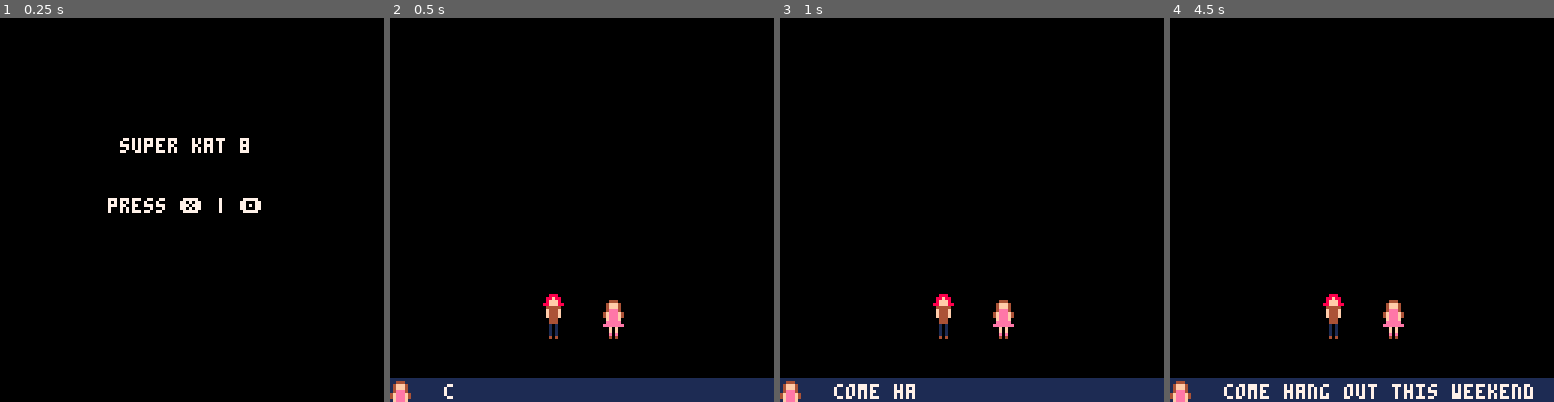
Above: before the commit, frames 1-4 (left to right).
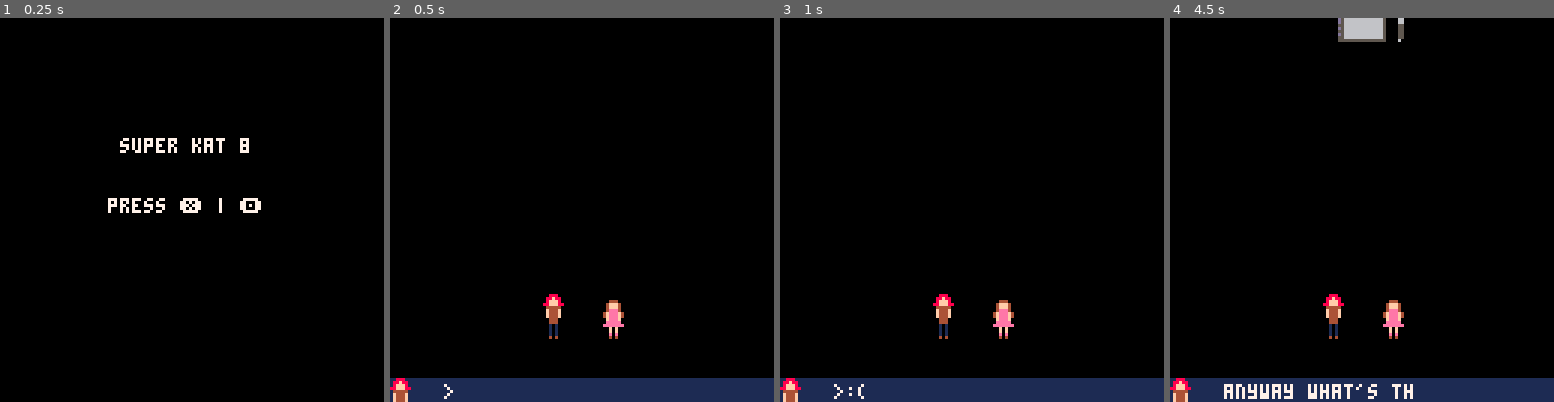
Above: after the commit, the same moments.

Repository: nsatragno/pico8-carts
Game: PICO-8 cartridge super_kat_8/super_kat_8.p8
Two runs of this game, one before a commit and one after it. Both use one fixed random seed, a clock stepped at 60 frames per second and the inputs below.
Inputs:
- Up to frame 1 (0.25 s): no input
- Up to frame 2 (0.5 s): tap X (X key) at 0.33 s
- Up to frame 3 (1 s): tap O (Z key) at 0.7 s
- Up to frame 4 (4.5 s): tap X (X key) at 1.07, 1.85, 2.97, 4.08 s; hold Right 1.6-2.1 s; tap O (Z key) every 0.4 s from 1.7 to 4.1 s; hold Up 2.15-2.42 s; hold Right 2.47-3.03 s; hold Left 3.08-3.58 s; hold Down 3.63-3.97 s; hold Right from 4.02 s (still down)

Frame 1 is identical in both runs. In frame 2, 0.3% of the frame differs, in the area x 0-17%, y 93-100%; in frame 3, 0.6%; in frame 4, 2.2%, in the area x 0-95%, y 0-100%.

Commit message:
"Finish" intro.

Diff:
--- a/super_kat_8/super_kat_8.p8
+++ b/super_kat_8/super_kat_8.p8
@@ -15,6 +15,8 @@
   y = 100,
   state = "show",
   sprite = 32,
+  dx = 0,
+  dy = 0,
  }
  calculate_player_rect()
  stars = {}
@@ -172,62 +174,62 @@
    start_time = time()
    state = "intro"
    dialog = create_dialog({
-    {
-     text = "come hang out this weekend",
-     sprite = 32,
-    },
-    {
-     text = "i'm busy with art, sorry",
-     sprite = 0,
-    },
-    {
-     text = "just ignore it",
-     sprite = 32,
-    },
-    {
-     text = "what could go wrong?",
-     sprite = 32,
-    },
-    {
-     text = "don't be irresponsible",
-     sprite = 0,
-    },
-    {
-     text = "there's a lot at stake",
-     sprite = 0,
-    },
-    {
-     text = "?",
-     sprite = 32,
-    },
-    {
-     text = "bad things will happen",
-     sprite = 0,
-    },
-    {
-     text = "like what?",
-     sprite = 32,
-    },
-    {
-     text = "well anything",
-     sprite = 0,
-    },
-    {
-     text = "we are in a game after all",
-     sprite = 0,
-    },
-    {
-     text = "and i can't skip this intro",
-     sprite = 0,
-    },
-    {
-     text = "i made it unskippable",
-     sprite = 32,
-    },
-    {
-     text = "because i know you <3",
-     sprite = 32,
-    },
+--  {
+--   text = "come hang out this weekend",
+--   sprite = 32,
+--  },
+--  {
+--   text = "i'm busy with art, sorry",
+--   sprite = 0,
+--  },
+--  {
+--   text = "just ignore it",
+--   sprite = 32,
+--  },
+--  {
+--   text = "what could go wrong?",
+--   sprite = 32,
+--  },
+--  {
+--   text = "don't be irresponsible",
+--   sprite = 0,
+--  },
+--  {
+--   text = "there's a lot at stake",
+--   sprite = 0,
+--  },
+--  {
+--   text = "?",
+--   sprite = 32,
+--  },
+--  {
+--   text = "bad things will happen",
+--   sprite = 0,
+--  },
+--  {
+--   text = "like what?",
+--   sprite = 32,
+--  },
+--  {
+--   text = "well anything",
+--   sprite = 0,
+--  },
+--  {
+--   text = "we are in a game after all",
+--   sprite = 0,
+--  },
+--  {
+--   text = "and i can't skip this intro",
+--   sprite = 0,
+--  },
+--  {
+--   text = "i made it unskippable",
+--   sprite = 32,
+--  },
+--  {
+--   text = "because i know you <3",
+--   sprite = 32,
+--  },
     {
      text = ">:(",
      sprite = 0,
@@ -235,18 +237,20 @@
     {
      text = "anyway what's that?",
      sprite = 0,
+     action = "spawn_tablet",
     },
     {
      text = "your drawing tablet",
      sprite = 32,
     },
     {
-     text = "sorry i can't draw",
+     text = "sorry i can't draw for shit",
      sprite = 32,
     },
     {
      text = "help!!!",
      sprite = 32,
+     action = "capture_nina",
     },
     {
      text = "i'm coming!",
@@ -269,6 +273,47 @@
   dialog:update()
   if #dialog.messages == 0 then
    state = "game"
+   return
+  end
+
+  nina.x += nina.dx
+  nina.y += nina.dy
+
+  if tablet then
+    tablet.x += tablet.dx
+    tablet.y += tablet.dy
+    tablet.pencil.x += tablet.pencil.dx
+    tablet.pencil.y += tablet.pencil.dy
+    if abs(tablet.pencil.x - nina.x) <= 2 and abs(tablet.pencil.y + 15 - nina.y) <= 2 then
+      tablet.pencil.dy = -0.5
+      tablet.pencil.dx = 0
+      tablet.dy = -0.5
+      tablet.dx = 0
+      nina.dy = -0.5
+    end
+  end
+  if dialog.messages[1].action == "capture_nina" then
+    dialog.messages[1].action = nil
+    tablet.dx = 0
+    tablet.dy = 0
+    local d = normalize(nina.x - tablet.pencil.x, nina.y - tablet.pencil.y + 15)
+    tablet.pencil.dx = d.x * 0.7
+    tablet.pencil.dy = d.y * 0.7
+  end
+  if dialog.messages[1].action == "spawn_tablet" then
+    dialog.messages[1].action = nil
+    tablet = {
+      x = 56,
+      y = -16,
+      dx = 0,
+      dy = 0.1,
+      pencil = {
+        x = 76,
+        y = -16,
+        dx = 0,
+        dy = 0.1,
+      },
+    }
   end
   return
  end
@@ -454,6 +499,12 @@
 
  for bullet in all(bullets) do
   pset(bullet.x, bullet.y, 14 + flr(time() * 8) % 2)
+ end
+
+ if tablet then
+   spr(68, tablet.x, tablet.y, 2, 2)
+   spr(70, tablet.pencil.x, tablet.pencil.y, 1, 2)
+   line(tablet.x + 15, tablet.y, tablet.pencil.x, tablet.pencil.y, 7)
  end
 
  if player.state == "alive" or
